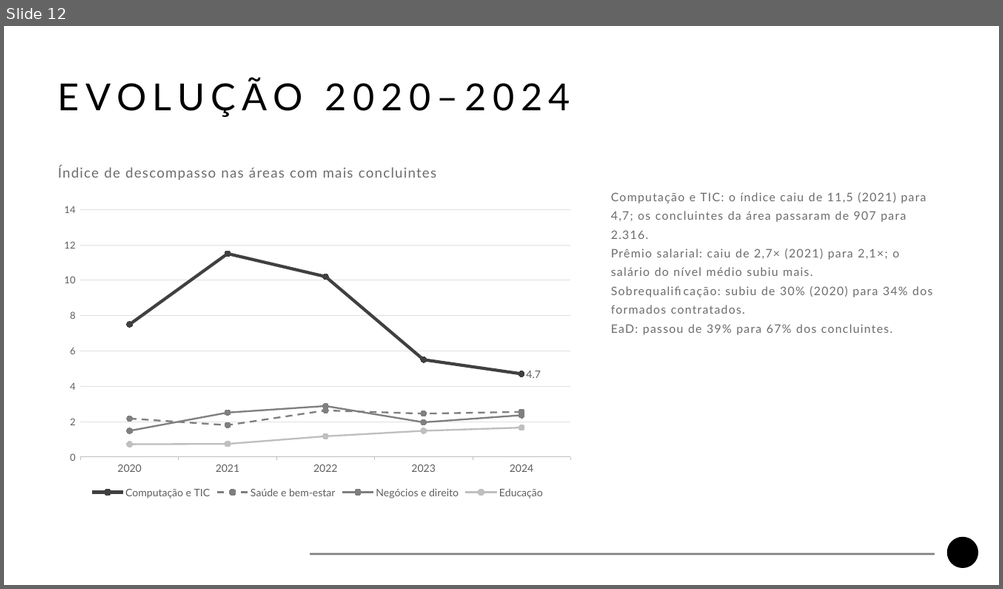
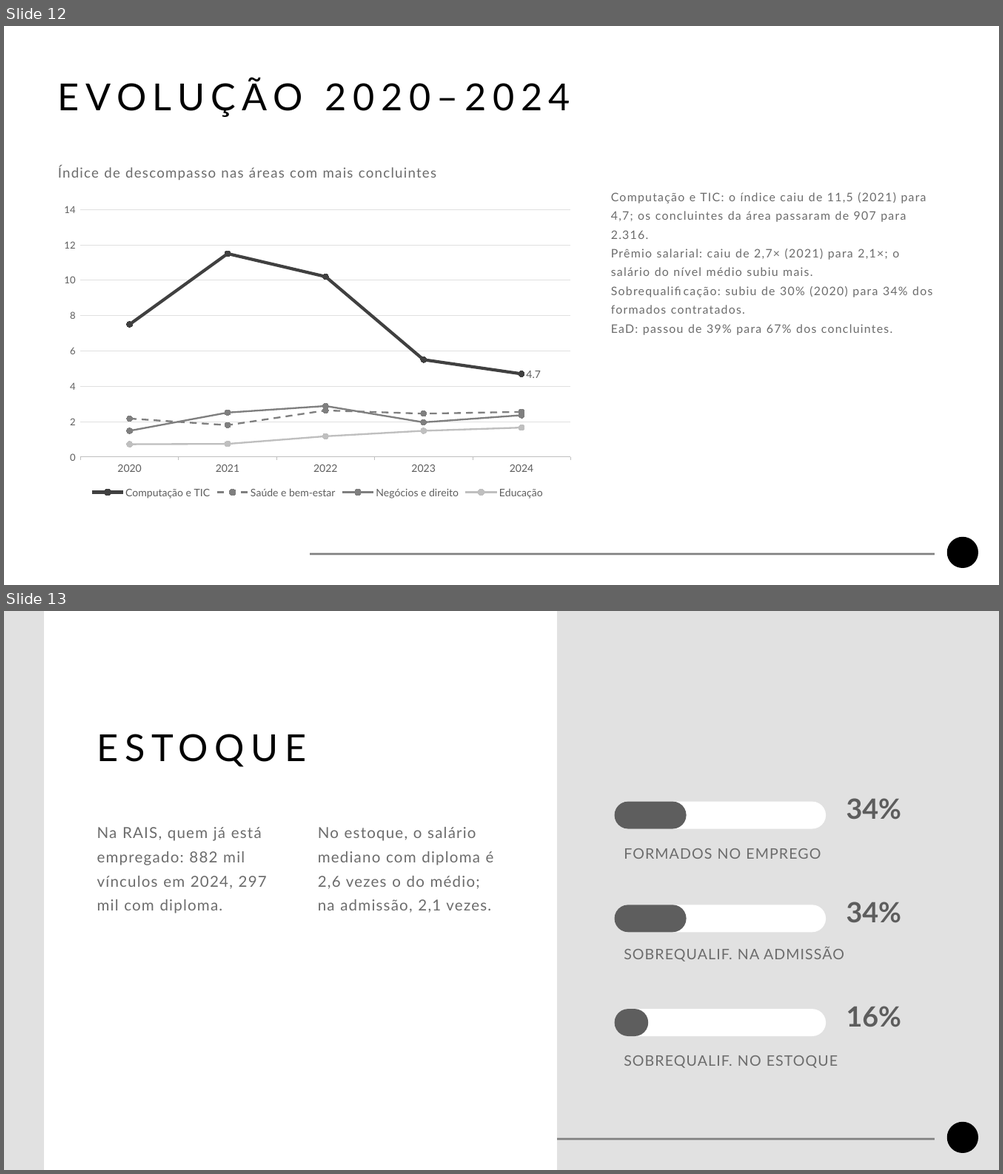
Before and after one commit to guilherme-ndo/projetointegrador-ii, a slide deck: docs/apresentacao_pi2.pptx. Shown one above the other, each under a label of ours: slide 12 before the commit, slides 12 and 13 after it. The pictures are 1003x589 and 1003x1174 pixels, drawn with LibreOffice and Linux fonts; fonts in the diff are those of the drawing; background and template pictures are left out. Boxes give left, top, right and bottom in pixels: in the first picture for what was removed or moved away, otherwise in the second. Text is boxed around its words. In the diff, an @@ line names an element or a change of style, - is before the commit and + after.

```diff
--- a/docs/apresentacao_pi2.pptx
+++ b/docs/apresentacao_pi2.pptx
@@ slide 13 added at (x1=4, y1=611, x2=999, y2=1170), background #E1E1E1; not listed: 2 template elements that a slide beside it also shows @@
@@ freeform shape added at (x1=44, y1=611, x2=557, y2=1170), fill #FFFFFF @@
@@ text added at (x1=97, y1=734, x2=307, y2=767), 54 pt, text #000000 @@
+ESTOQUE
@@ rounded rectangle added at (x1=614, y1=801, x2=825, y2=829), fill #FFFFFF @@
@@ rounded rectangle added at (x1=614, y1=801, x2=686, y2=829), fill #5E5E5E @@
@@ text added at (x1=846, y1=798, x2=902, y2=820), 40.4 pt, text #5D5D5D, bold @@
+34%
@@ text added at (x1=97, y1=827, x2=267, y2=914), 22 pt, text #6C6C6C @@
+Na RAIS, quem já está empregado: 882 mil vínculos em 2024, 297 mil com diploma.
@@ text added at (x1=318, y1=827, x2=494, y2=913), 22 pt, text #6C6C6C @@
+No estoque, o salário mediano com diploma é 2,6 vezes o do médio; na admissão, 2,1 vezes.
@@ text added at (x1=623, y1=849, x2=820, y2=859), 21 pt, text #6C6C6C @@
+FORMADOS NO EMPREGO
@@ rounded rectangle added at (x1=614, y1=905, x2=825, y2=932), fill #FFFFFF @@
@@ rounded rectangle added at (x1=614, y1=905, x2=686, y2=932), fill #5E5E5E @@
@@ text added at (x1=846, y1=902, x2=902, y2=923), 40.4 pt, text #5D5D5D, bold @@
+34%
@@ text added at (x1=623, y1=947, x2=844, y2=962), 21 pt, text #6C6C6C @@
+SOBREQUALIF. NA ADMISSÃO
@@ rounded rectangle added at (x1=614, y1=1009, x2=825, y2=1037), fill #FFFFFF @@
@@ rounded rectangle added at (x1=614, y1=1009, x2=648, y2=1037), fill #5E5E5E @@
@@ text added at (x1=846, y1=1006, x2=902, y2=1028), 40.4 pt, text #5D5D5D, bold @@
+16%
@@ text added at (x1=623, y1=1056, x2=837, y2=1068), 21 pt, text #6C6C6C @@
+SOBREQUALIF. NO ESTOQUE
```
Also in this commit, not shown: 4 slides changed, 11 other files.
